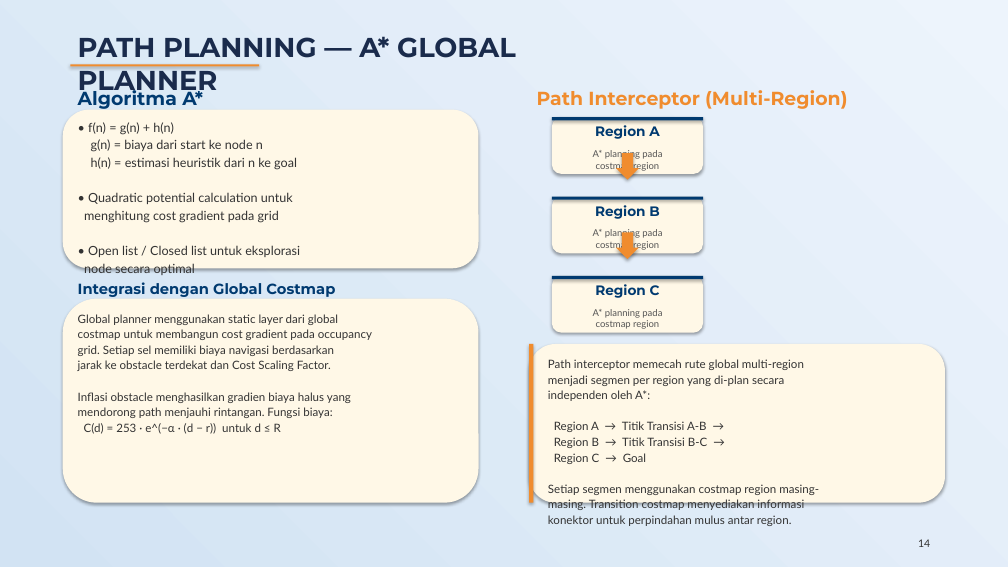
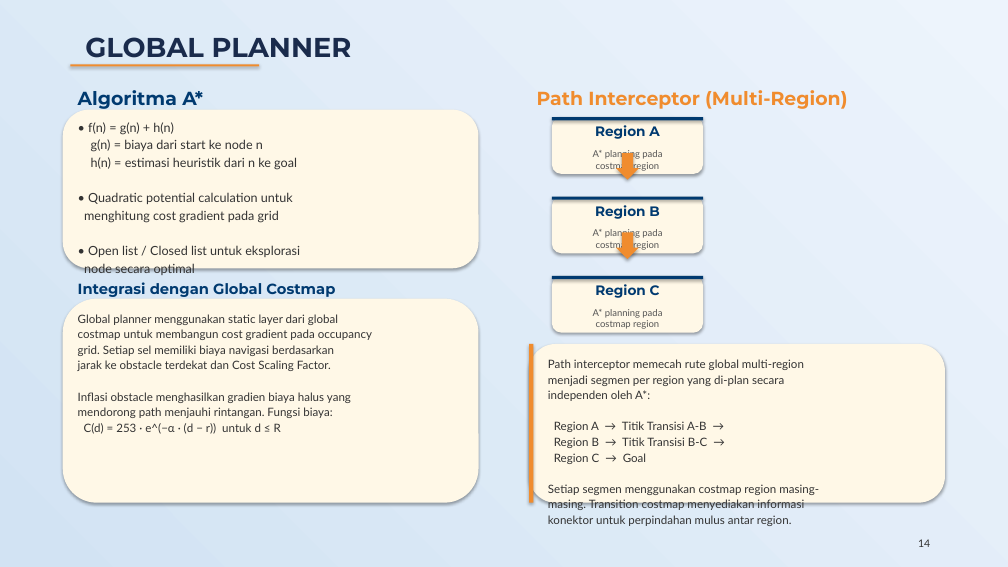
Before and after one commit to bagaswizard/Buku_TA, a slide deck: slide 17 of Presentasi_Sidang_TA_fixed.pptx (slide 14 before the commit). Drawn at 1008x567 pixels with LibreOffice and Linux fonts; fonts in the diff are those of the drawing. Boxes give left, top, right and bottom in pixels: in the first picture for what was removed or moved away, otherwise in the second. Text is boxed around its words. In the diff, an @@ line names an element or a change of style, - is before the commit and + after.

```diff
--- a/Presentasi_Sidang_TA_fixed.pptx
+++ b/Presentasi_Sidang_TA_fixed.pptx
@@ text at (85,37,352,58): text changed @@
-PATH PLANNING — A* GLOBAL PLANNER
+GLOBAL PLANNER
```
Also in this commit, not shown: 9 other slides changed, 5 slides added, 2 slides removed, 20 other files.
